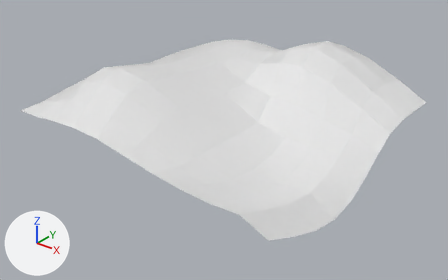
Renders of the OBJ model EMERALD/unique_wave/data/plana.obj from each side of a commit.
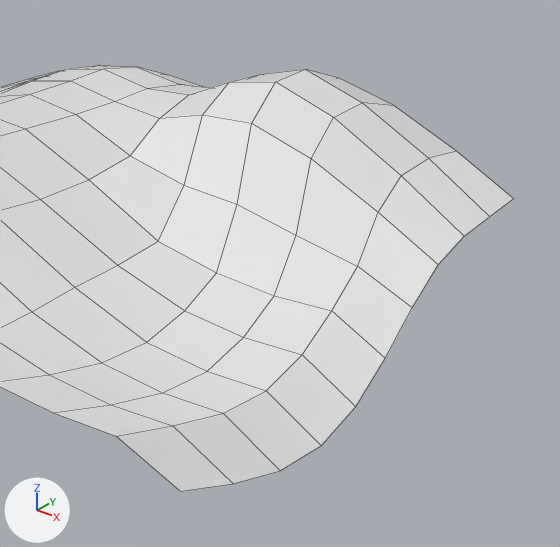
There are two pictures of each version: one whole from a 50 mm camera at (9.56, -12.23, 6.37) aimed at (0.11, -0.43, -0.95), one close up on the part from 41% to 100% of the width and 3% to 95% of the height. The lights are fixed; the arrows at lower left show +X, +Y and +Z. The close-ups show mesh edges as thin lines. Where no turn or scale is listed for an object, it has been applied to the vertices.

Names of what the first close-up shows: 'Plane_Plane.001'.
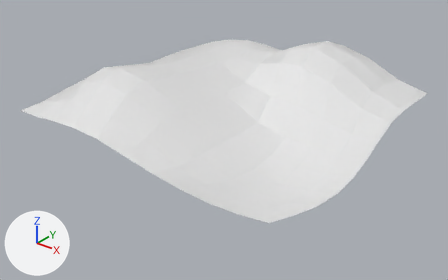
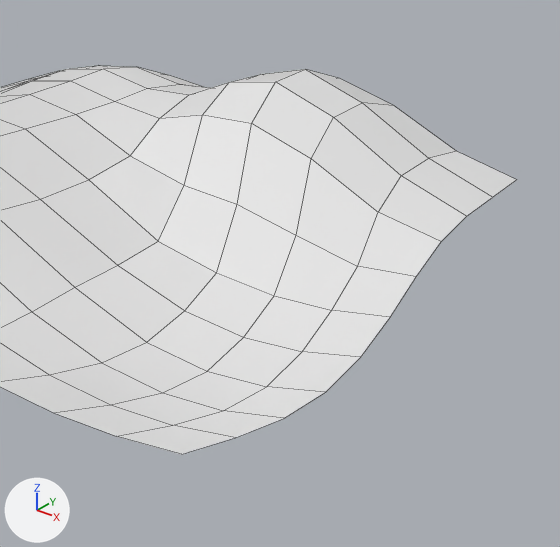
Pixel boxes (x1, y1, x2, y2) of what changed, in the close-ups (560 x 547 px; the box of a moved part takes in the faces that stretch with it):
'Plane_Plane.001', reshaped: before (0, 65, 514, 491); after (0, 65, 516, 454)
part 1 of me_plane_plane_001, moved or reshaped: before (54, 151, 514, 491); after (54, 151, 516, 454)

The change, as a list of edits to the scene's bpy script:
```text
Change me_plane_plane_001:
    where me_plane_plane_001.from_pydata(...)  # 121 vertices, 100 faces; spans x -4.04..4.24, y -3.97..4.22, z -1.16..1.05
    used by ob_plane_plane_001; location = (0.0, 0.0, 0.0)
    before: 3 (3.9, 3.9, -0.27) at pixel (513, 198), 38 (3.9, 2.34, -0.27) at pixel (464, 236), 39 (3.9, 3.12, -0.27) at pixel (489, 216)
    me_plane_plane_001 part 1
    add for i in [3, 38, 39]: me_plane_plane_001.vertices[i].co += Vector((0.0, 0.0, 0.27))
    me_plane_plane_001.vertices[1].co: (4.03, -3.94, -0.59) -> (4.03, -3.94, -0.19)  # pixel (180, 491) -> pixel (181, 454)
    me_plane_plane_001.vertices[31].co: (4.13, -3.2, -0.86) -> (4.13, -3.2, -0.34)  # pixel (233, 483) -> pixel (235, 437)
    me_plane_plane_001.vertices[32].co: (4.21, -2.45, -1.08) -> (4.21, -2.45, -0.47)  # pixel (280, 470) -> pixel (284, 418)
    me_plane_plane_001.vertices[33].co: (4.24, -1.68, -1.16) -> (4.24, -1.68, -0.51)  # pixel (321, 445) -> pixel (325, 392)
    me_plane_plane_001.vertices[34].co: (4.21, -0.89, -1.08) -> (4.21, -0.89, -0.47)  # pixel (355, 406) -> pixel (360, 357)
    me_plane_plane_001.vertices[35].co: (4.13, -0.08, -0.86) -> (4.13, -0.08, -0.34)  # pixel (385, 358) -> pixel (390, 317)
    me_plane_plane_001.vertices[36].co: (4.03, 0.74, -0.59) -> (4.03, 0.74, -0.19)  # pixel (412, 307) -> pixel (416, 276)
    me_plane_plane_001.vertices[37].co: (3.94, 1.55, -0.36) -> (3.94, 1.55, -0.06)  # pixel (438, 264) -> pixel (441, 241)
    me_plane_plane_001.vertices[112].co: (3.43, -3.23, -0.48) -> (3.43, -3.23, -0.47)  # pixel (172, 425)
    me_plane_plane_001.vertices[113].co: (3.54, -2.48, -0.65) -> (3.54, -2.48, -0.62)  # pixel (223, 413) -> pixel (223, 410)
    me_plane_plane_001.vertices[114].co: (3.58, -1.72, -0.73) -> (3.58, -1.72, -0.68)  # pixel (266, 390) -> pixel (266, 386)
    me_plane_plane_001.vertices[115].co: (3.54, -0.92, -0.65) -> (3.54, -0.92, -0.62)  # pixel (302, 354) -> pixel (302, 351)
    me_plane_plane_001.vertices[116].co: (3.43, -0.11, -0.48) -> (3.43, -0.11, -0.47)  # pixel (331, 310)
```
